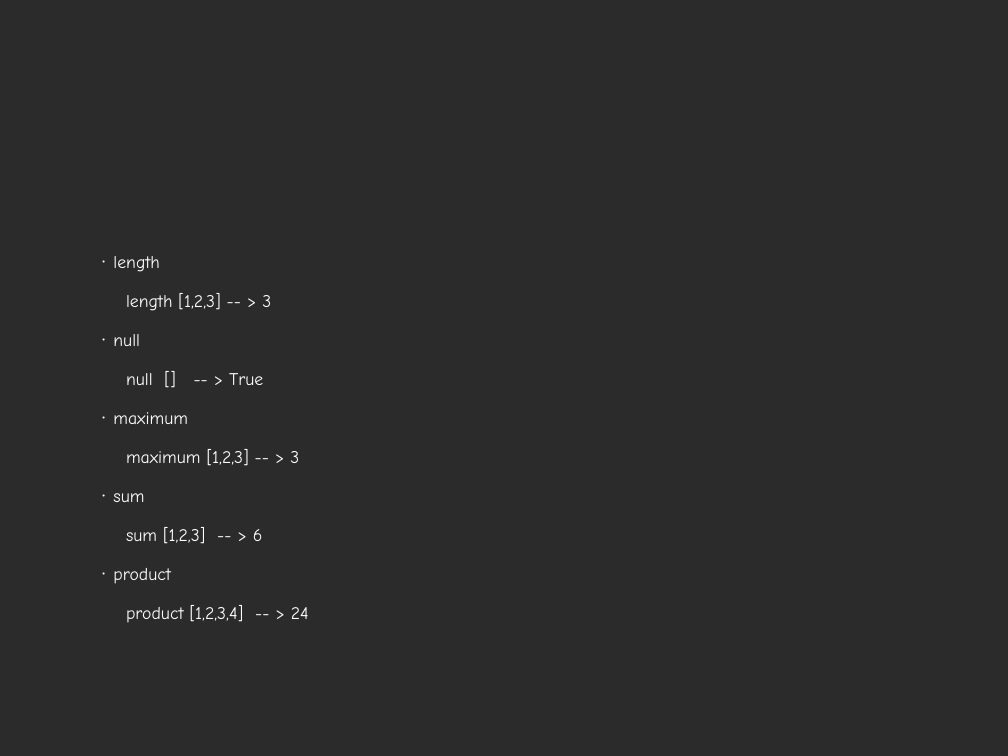
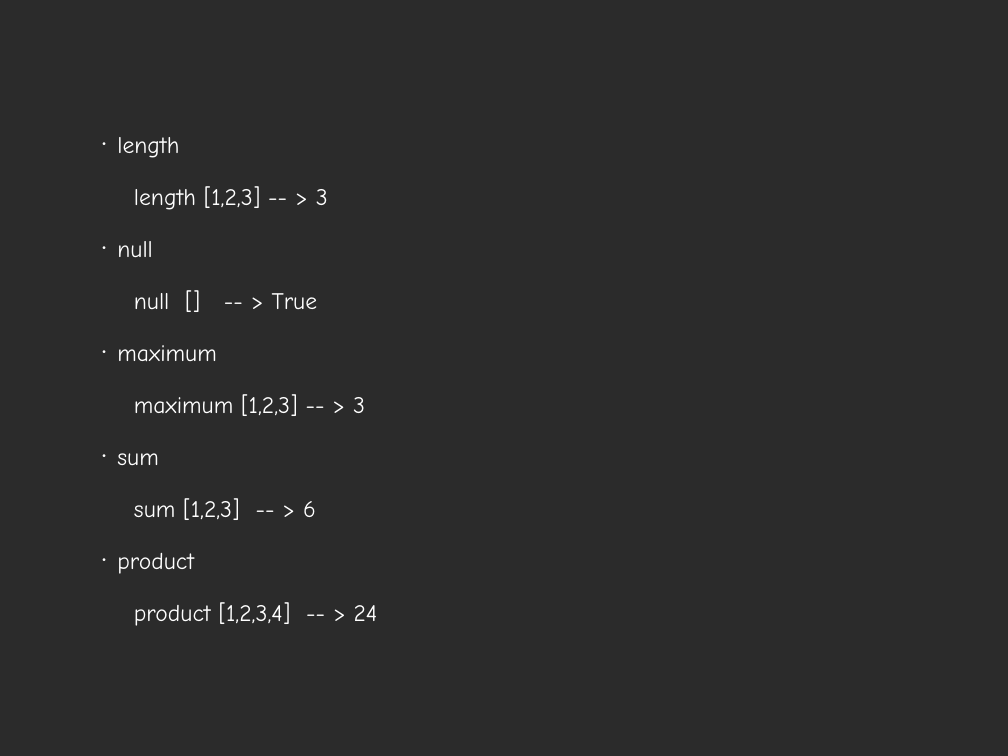
Before and after one commit to zhizhuwang/codekata, a slide deck: slide 15 of haskell/Haskell Basics.ppt (slide 14 before the commit). Drawn at 1008x756 pixels with LibreOffice and Linux fonts; fonts in the diff are those of the drawing; background and template pictures are left out; a plain dark background stands for a picture behind light text. Boxes give left, top, right and bottom in pixels: in the first picture for what was removed or moved away, otherwise in the second. Text is boxed around its words. In the diff, an @@ line names an element or a change of style, - is before the commit and + after.

```diff
--- a/haskell/Haskell Basics.ppt
+++ b/haskell/Haskell Basics.ppt
@@ text "length": place and size @@
-text "length" at (113, 256, 309, 623)
+text "length" at (117, 137, 378, 626)
@@ text "length" at (117, 137, 378, 626): size 18 to 24 pt; indent changed; more space between paragraphs @@
```
Also in this commit, not shown: 9 other slides changed, 1 slide added, 33 other files.
